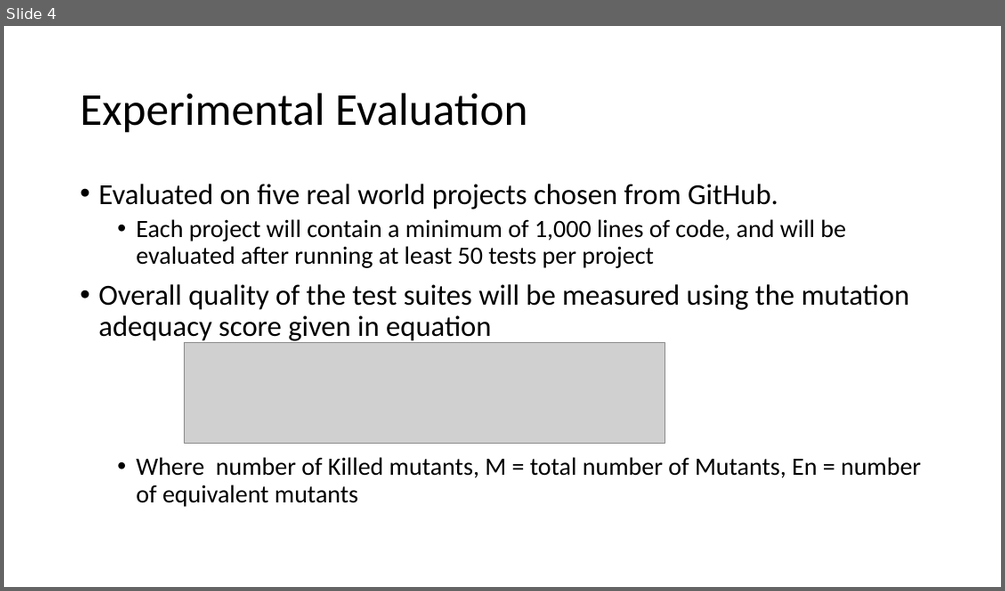
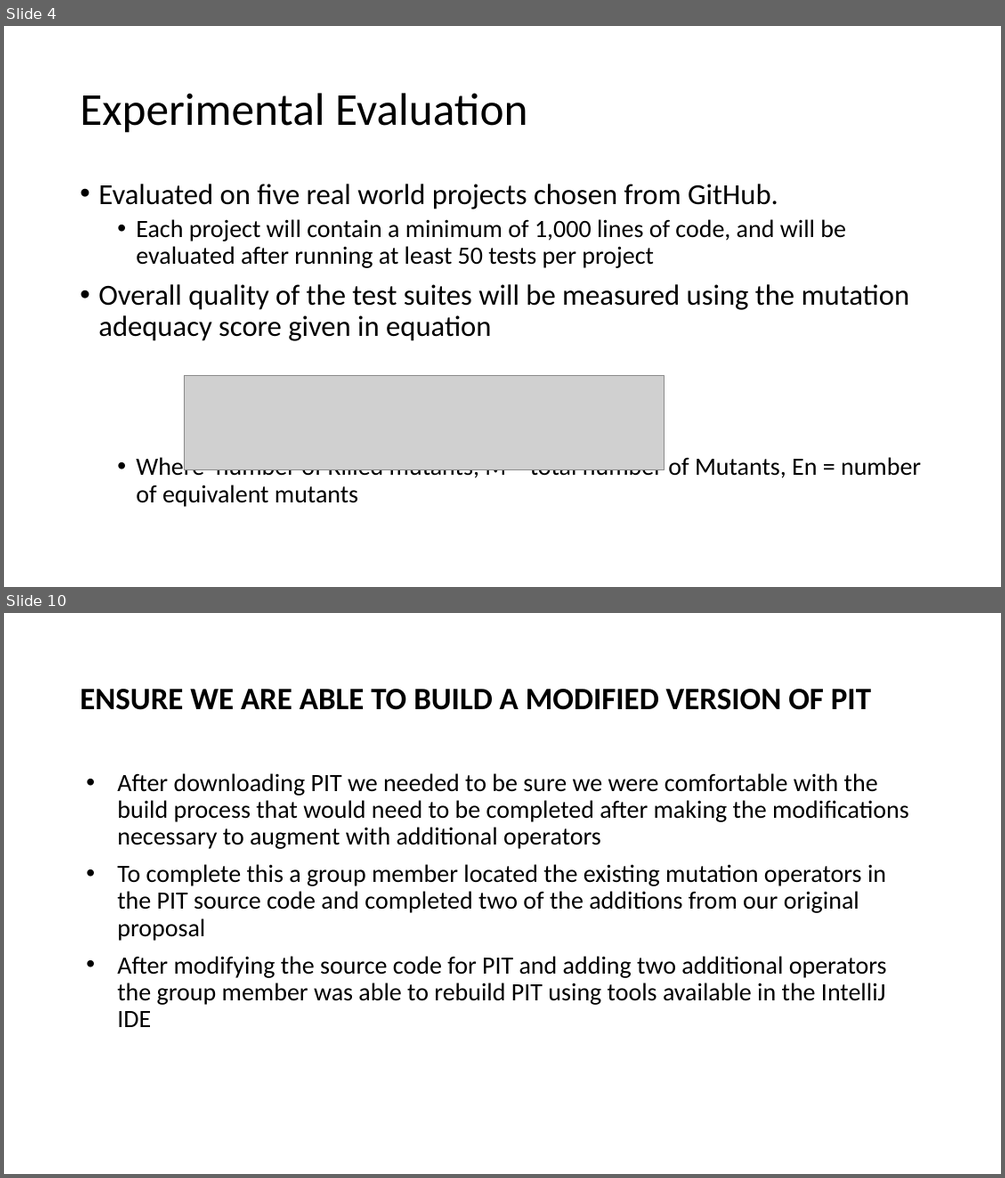
Before and after one commit to matthewbachelder/cs6367, a slide deck: Midterm_Presentation.pptx. Shown one above the other, each under a label of ours: slide 4 before the commit, slides 4 and 10 after it; the slides between them are not shown. The pictures are 1005x591 and 1005x1178 pixels, drawn with LibreOffice and Linux fonts; fonts in the diff are those of the drawing; grey boxes stand for pictures. Boxes give left, top, right and bottom in pixels: in the first picture for what was removed or moved away, otherwise in the second. Text is boxed around its words. In the diff, an @@ line names an element or a change of style, - is before the commit and + after.

```diff
--- a/Midterm_Presentation.pptx
+++ b/Midterm_Presentation.pptx
@@ slide 10 added at box(4, 613, 1001, 1174), background #FFFFFF @@
@@ title added at box(80, 689, 871, 710), 30 pt, text #000000, bold @@
+ENSURE WE ARE ABLE TO BUILD A MODIFIED VERSION OF PIT
@@ text added at box(117, 773, 909, 1027), 24 pt, text #000000 @@
+• After downloading PIT we needed to be sure we were comfortable with the build process that would need to be completed after making the modifications necessary to augment with additional operators
+• To complete this a group member located the existing mutation operators in the PIT source code and completed two of the additions from our original proposal
+• After modifying the source code for PIT and adding two additional operators the group member was able to rebuild PIT using tools available in the IntelliJ IDE
@@ slide 4 changed as well @@
@@ text "Evaluated on five real world ..." at box(98, 184, 921, 507): less space between paragraphs @@
@@ picture: place and size @@
-picture at box(184, 342, 664, 443)
+picture at box(184, 376, 663, 469)
```
Also in this commit, not shown: 4 other slides changed, 8 other slides added.
